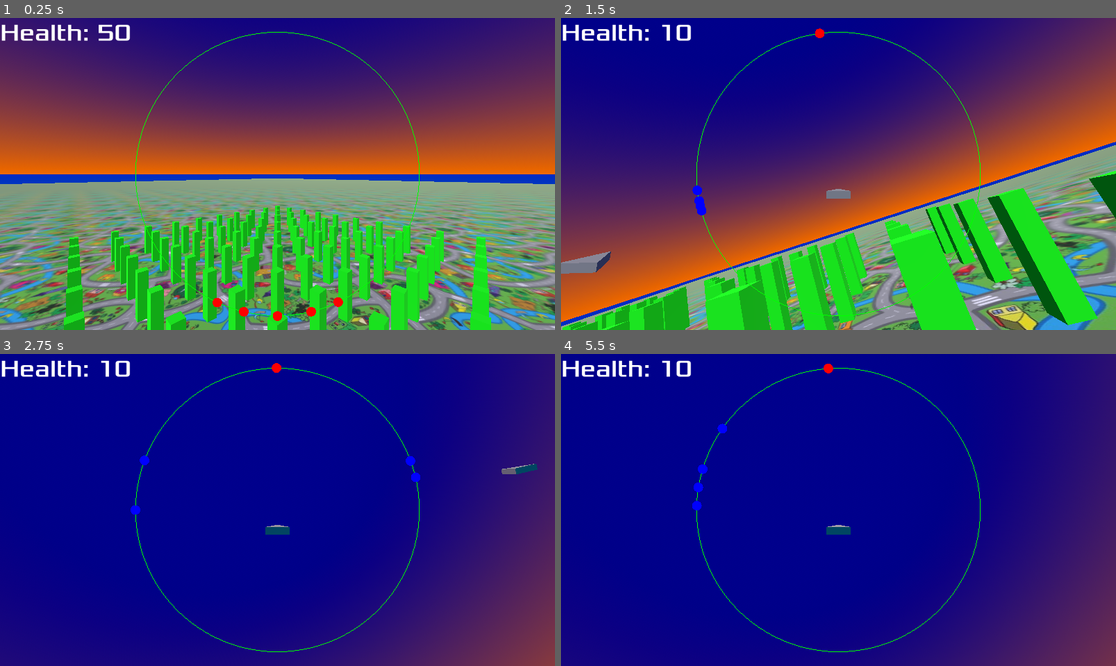
Above: before the commit, frames 1-4 (two rows, left to right).
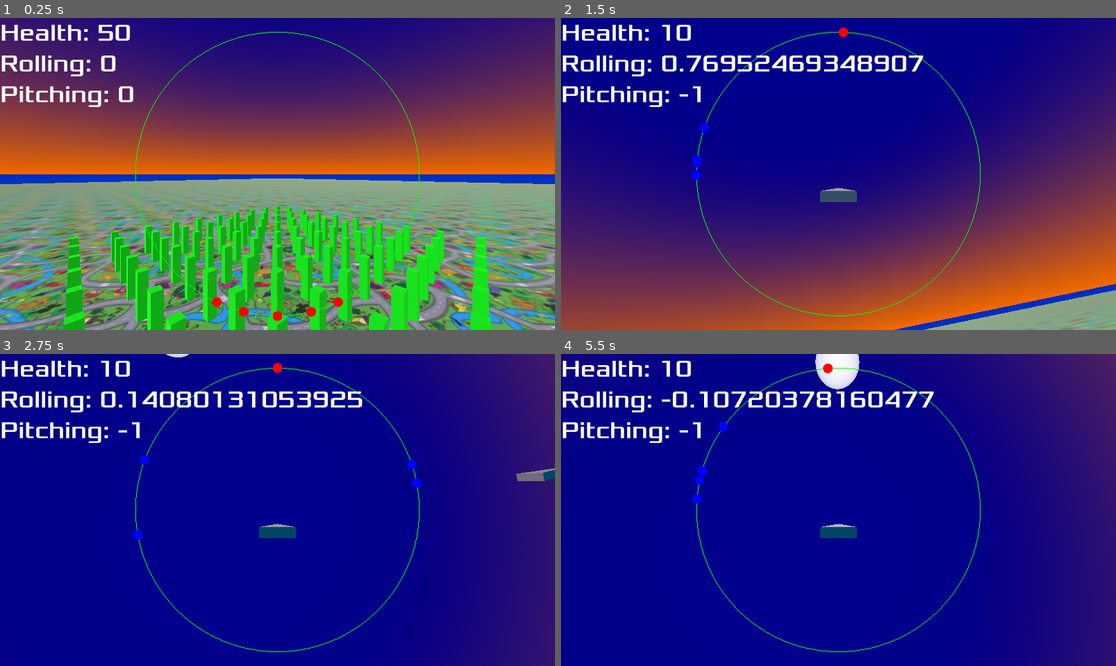
Above: after the commit, the same moments.

Repository: lookbehindyounow/shape_squadron
Game: Godot game, scene res://main.tscn
Two runs of this game, one before a commit and one after it. Both use one fixed random seed, a clock stepped at 60 frames per second and the inputs below.
Inputs:
- Up to frame 1 (0.25 s): no input
- Up to frame 2 (1.5 s): hold D (roll_right) 0.53-1.28 s; tap C (toggle_camera) at 0.6 s; hold W (pitch_down) from 1.28 s (still down); tap , (shoot) at 1.35 s
- Up to frame 3 (2.75 s): tap C (toggle_camera) at 1.55, 2.1 s; release W (pitch_down) at 2.03 s; hold D (roll_right) from 2.03 s (still down)
- Up to frame 4 (5.5 s): release D (roll_right) at 2.78 s; hold Space (accelerate) 2.78-3.53 s; tap V (toggle_chillin) at 2.85 s; tap C (toggle_camera) at 3.05, 3.8, 4.35, 5.3 s; tap Enter at 3.5 s; hold A (roll_left) 3.53-5.03 s; tap B (toggle_suggestions) at 3.6 s; tap Space (accelerate) at 4.25 s; hold W (pitch_down) from 5.03 s (still down); hold , (shoot) from 5.03 s (still down)

The runs differ from the first frame. In frame 1, 1.1% of the frame differs, in the area x 0-41%, y 12-93%; in frame 2, 80%, in the area x 0-100%, y 0-100%; in frame 3, 18%; in frame 4, 16%.

Commit message:
enemies are now smarter in avoiding eachother & the ground but still ultimately try to ram you

Diff:
--- a/Enemy.gd
+++ b/Enemy.gd
@@ -12,6 +12,9 @@
 var HUD_points=[]
 var roll_momentum=0
 var pitch_momentum=0
+
+var rolling=0 # for showing in UI
+var pitching=0
 
 signal die
 func _ready():
@@ -29,7 +32,7 @@
 	var gaming=get_node("/root/Main").gaming
 	if gaming:
 		HUD_points=[Jet.track(transform,player.position,player.velocity)]
-	else:
+	else: # when player dies, have a spoof player in HUD_points for autopilot to direct to
 		HUD_points=[Jet.track(transform,player.ave_enemy_pos+Vector3(100,0,0),Vector3.ZERO)]
 
 	var allies=[]+get_node("/root/Main").enemies
@@ -47,9 +50,10 @@
 			else:
 				cooldown+=delta
 
-		var instructions=Jet.autopilot(transform,speed,pitch_speed,HUD_points)
-		# could also make pitch & roll depend on target o'clock or dot product navigation from autopilot if I get into that
-		# both options would look more like analogue controls for player
+		var instructions=Jet.autopilot(transform,speed,pitch_speed,HUD_points) # change to just point locations (& ahead locations for enemies)
+
+		rolling=instructions[0] # for showing in UI
+		pitching=instructions[1]
 
 		roll_momentum=(10.0*roll_momentum+instructions[0])/11
 		pitch_momentum=(10.0*pitch_momentum+instructions[1])/11
@@ -59,7 +63,7 @@
 		velocity=transform.basis.z*speed
 	move_and_slide()
 
-	if not gaming:
+	if not gaming: # remove spoof player from HUD points so it doesn't show up on enemies HUD when rendered in UI
 		HUD_points.remove_at(0)
 
 	for i in range(get_slide_collision_count()):
--- a/JetMethods.gd
+++ b/JetMethods.gd
@@ -5,7 +5,7 @@
 
 	var forward_angle=acos((target_pos-transform.origin).normalized().dot(transform.basis.z))
 
-	return [clock_face,forward_angle]
+	return [clock_face,forward_angle,target_pos]
 
 static func find_intercept(transform,target_pos,target_velocity):
 	# bullet speed is 50
@@ -25,90 +25,77 @@
 		var bullet_intercept_pos=find_intercept(transform,target_pos,target_velocity)
 		ahead_HUD_angles=get_HUD_angles(transform,bullet_intercept_pos)
 
-	return [HUD_angles,ahead_HUD_angles,target_pos]
+	return [HUD_angles,ahead_HUD_angles]
 
-static func instruct_turn_old(clock_face):
-	var rolling=0
-	var pitching=0
-	# could maybe reduce code here by using positive/negative dot products (against all transform basis axes) to figure out which way to go
-	if abs(clock_face)>PI/20 && abs(clock_face)<0.95*PI: # if target not at top or bottom centre of clock face
-		if abs(clock_face)<2*PI/3: # target in top 2/3 of clock face
-			if clock_face>0:# top-right
-				rolling+=1
-			else: # top-left
-				rolling-=1
-		elif abs(clock_face)>=2*PI/3: # target in bottom 1/3 of clock face
-			if clock_face>0: # bottom-right
-				rolling-=1
-			else: # bottom-left
-				rolling+=1
+static func cap_absolute_at_1(param):
+	if abs(param)>1:
+		if param>0:
+			param=1
+		else:
+			param=-1
+	return param
 
-	if abs(clock_face)<0.4*PI: # target in top 2/5 of clock face
-		pitching-=1
-	elif abs(clock_face)>0.8*PI: # target in botom 1/5 of clock face
-		pitching+=1
+static func instruct_turn_new(transform,target_pos):
+	var target_direction=(target_pos-transform.origin).normalized()
+	var pitching=-target_direction.dot(transform.basis.y) # pitching up is negative
+	# abs(pitching) approaches a continuous (smooth if you graphed it) maximum of 1 as target approaches an above/below position & bounces off 0 when target passes a beside/infront/behind position
+	var rolling=1-abs(pitching) # so rolling amount does the same with 0 & 1 switched
+
+	if (pitching<0)==(target_direction.dot(transform.basis.x)>0): # if pitching up & target left or pitching down & target right; target top-lef/bottom-right; roll left
+		rolling*=-1 # rolling left is negative
 
 	return [rolling,pitching]
 
-static func instruct_turn_new(transform,target_pos):
-	var rolling=0
-	var pitching=0
-	var target_direction=(target_pos-transform.origin).normalized()
-	var targDir_dot_myUp=target_direction.dot(transform.basis.y)
+# HERE HERE HERE HERE do what the first two comments say next
+static func autopilot(transform,speed,pitch_speed,HUD_points): # change HUD points to just locations & ahead locations
+	var multiplier=3
+	var avoid_instructions=[0,0,0]
 
-	# xor?
-	if targDir_dot_myUp>0: # target above
-		if target_direction.dot(transform.basis.x)>0: # top-left
-			rolling=targDir_dot_myUp-1
-		else: # top-right
-			rolling=1-targDir_dot_myUp
-	else: # target below
-		if target_direction.dot(transform.basis.x)>0: # bottom-left
-			rolling=1-targDir_dot_myUp
-		else: # bottom-right
-			rolling=targDir_dot_myUp-1
-
-	if targDir_dot_myUp: # target in top 2/5 of clock face (find value)
-		pitching-=1
-	elif targDir_dot_myUp: # target in botom 1/5 of clock face
-		pitching+=1
-
-	return [rolling,pitching]
-
-static func autopilot(transform,speed,pitch_speed,HUD_points): # target is index of HUD point
-	var accelerating=0
-
-	var turn_instructions=instruct_turn_old(HUD_points[0][1][0]) # aim for player's ahead marker
-#	var turn_instructions=instruct_turn_new(transform,HUD_points[0][2]) # aim for player's ahead marker
+	# give different turn instructions with yaw, levelling & positive acceleration for target infront
+	var instructions=instruct_turn_new(transform,HUD_points[0][1][2])+[0] # aim for player's ([0]) ahead/bullet_intercept ([1]) position ([2]) & add acceleration=0 (+[0])
 
 	if transform.origin.y<5+speed/pitch_speed: # if near ground
-		if transform.origin.y<5+(speed/pitch_speed)*(1-sin(Vector3.DOWN.angle_to(transform.basis.z))): # if too near ground for current orientation
-			if transform.basis.y.dot(Vector3.DOWN)<0: # upright
-				turn_instructions[1]=-1 # pitch up
-				if transform.basis.x.dot(Vector3.DOWN)>0: # leftside down
-					turn_instructions[0]=1 # roll right
-				else: # rightside down
-					turn_instructions[0]=-1 # roll left
-			else: # upside down
-				turn_instructions[1]=1 # pitch down
-				if transform.basis.x.dot(Vector3.DOWN)>0: # leftside down
-					turn_instructions[0]=-1 # roll left
-				else: # rightside down
-					turn_instructions[0]=1 # roll right
+		var down_dot_myForward=Vector3.DOWN.dot(transform.basis.z)
+		if down_dot_myForward>0 && transform.origin.y<5+(speed/pitch_speed)*(1-sqrt(1-down_dot_myForward**2)): # if too near ground for current orientation
+			avoid_instructions[0]=transform.basis.x.dot(Vector3.UP) # roll positive when leftside up, roll negative when leftside down
+			avoid_instructions[1]=down_dot_myForward # pitch amount
+			avoid_instructions[2]=-down_dot_myForward # decelerate
+			if transform.basis.y.dot(Vector3.UP)>0: # upright
+				avoid_instructions[0]*=-1 # pitch up
+				avoid_instructions[1]*=-1
+				# roll negative (left) when leftside up & upright
+				# roll positive (right) when leftside down & upright
+			# roll positive (right) when leftside up & upsidedown
+			# roll negative (left) when leftside down & upsidedown
 
-	for point in HUD_points:
-		var to_point=point[2]-transform.origin
-		if to_point.length()<5:
-			var avoid_instructions=instruct_turn_old(point[0][0])
-			turn_instructions[0]=-avoid_instructions[0]
-			turn_instructions[1]=-avoid_instructions[1]
+	var avoid_points_instructions=[] # for each HUD point
+	var mindex=null
+	var avoid_points=false
+	for i in range(HUD_points.size()):
+		var to_point=(HUD_points[i][0][2]-transform.origin)
+		if to_point.length()<4: # if any are too close
+			avoid_points=true # there are points to avoid
+			avoid_points_instructions.append(instruct_turn_new(transform,HUD_points[i][0][2])+[to_point])
+			avoid_points_instructions[i][1]*=-1 # flip pitch to avoid point instead of face point
+			if mindex!=null:
+				if avoid_points_instructions[i][2].length() < avoid_points_instructions[mindex][2].length():
+					mindex=i # find index of minimum distance point's instructions
+			else:
+				mindex=i # if no mindex, this is minimum distance point
+		else:
+			avoid_points_instructions.append(null) # keeping indices the same between HUD_points & avoid_points_instructions
 
-			if to_point.dot(transform.basis.z)>0:
-				accelerating=-1
-			else:
-				accelerating=1
+	if avoid_points: # if any points to avoid
+		avoid_instructions[0]+=avoid_points_instructions[mindex][0]
+		avoid_instructions[1]+=avoid_points_instructions[mindex][1]
+		avoid_instructions[2]-=avoid_points_instructions[mindex][2].dot(transform.basis.z) # take away from acceleration
 
-	return [turn_instructions[0],turn_instructions[1],accelerating]
+	if avoid_instructions!=[0,0,0]: # if any avoid instructions
+		instructions=avoid_instructions # override instrucions
+
+	instructions=instructions.map(func(instruction): return cap_absolute_at_1(instruction*multiplier))
+
+	return instructions
 
 static func turn(basis,roll,pitch,delta):
 	basis=basis.rotated(basis.z,roll*delta)
--- a/Player.gd
+++ b/Player.gd
@@ -13,6 +13,9 @@
 var roll_momentum=0
 var pitch_momentum=0
 
+var rolling=0 # for showing in UI
+var pitching=0
+
 var ave_enemy_pos=Vector3.ZERO
 
 #var suggestions_on=false
@@ -27,15 +30,15 @@
 	for enemy in enemies:
 		HUD_points.append(Jet.track(transform,enemy.position,enemy.velocity,gaming))
 	if not gaming:
-		HUD_points=HUD_points.map(func(HUD_point): return [HUD_point[0],false,HUD_point[2]])
+		HUD_points=HUD_points.map(func(HUD_point): return [HUD_point[0],false,HUD_point[0][2]])
 
 #	if suggestions_on:
 #		var suggestions=Jet.autopilot(transform,HUD_points)
 
 	if gaming:
 		var accelerating=0
-		var rolling=0
-		var pitching=0
+		rolling=0
+		pitching=0
 
 		if Input.is_action_pressed("accelerate"):
 			accelerating+=1
--- a/UI.gd
+++ b/UI.gd
@@ -2,22 +2,20 @@
 var screen_dimensions
 var icon_scene=preload("res://icon.tscn")
 var icons=[]
+var guy
 
 func _draw():
 	draw_arc(screen_dimensions/2,screen_dimensions.y/2.2,0,TAU,100,Color("#0f0"))
+	# crosshairs
 
 func _ready():
+	guy=get_node("/root/Main/Player")
 	screen_dimensions=get_node("/root").size
 	$Endgame.hide()
 
 func _process(delta):
-	var HUD_points=[]
-	var enemies=get_node("/root/Main").enemies
-	var camera=get_node("/root/Main").current_camera
-	if camera==-1:
-		HUD_points=get_node("/root/Main/Player").HUD_points
-	else:
-		HUD_points=enemies[camera].HUD_points
+	var HUD_points=guy.HUD_points
+	$StatusLabel.text="Health: %s\nRolling: %s\nPitching: %s" %[guy.health,guy.rolling,guy.pitching]
 
 	for entity in icons:
 		for icon in entity:
--- a/enemy.tscn
+++ b/enemy.tscn
@@ -22,4 +22,4 @@
 mesh = SubResource("PrismMesh_mr05l")
 
 [node name="Camera3D" type="Camera3D" parent="."]
-transform = Transform3D(-1, 0, -8.74228e-08, 0, 1, 0, 8.74228e-08, 0, -1, 0, 0.687671, -7.26432)
+transform = Transform3D(-1, 0, -8.74228e-08, 0, 1, 0, 8.74228e-08, 0, -1, 0, 0.5, -5)
--- a/main.gd
+++ b/main.gd
@@ -3,32 +3,22 @@
 var enemy_scene=preload("res://enemy.tscn")
 var bullet_scene=preload("res://bullet.tscn")
 var enemies=[]
+var initial_enemy_count=5
 var current_camera=-1
 var gaming=true
 
 func _ready():
-	var initial_enemy_count=5
-	$Player/Camera3D.current=true
-	$UI/StatusLabel.text="Health: %s" %$Player.health
 	for i in range(initial_enemy_count):
 		enemies.append(enemy_scene.instantiate())
 		enemies[i].transform.origin=Vector3(0,6,5)
 		enemies[i].transform=enemies[i].transform.rotated(Vector3.UP,(1.0+i)/(initial_enemy_count+1)*PI/2)
 		add_child(enemies[i])
+	current_camera=initial_enemy_count-1
+	update_camera()
 
 func _unhandled_input(event):
 	if InputMap.event_is_action(event,"toggle_camera") && event.pressed:
-		current_camera+=1
-		if current_camera==enemies.size():
-			$Player/Camera3D.current=true
-			current_camera=-1
-			if gaming:
-				$UI/StatusLabel.text="Health: %s" %$Player.health
-			else:
-				$UI/StatusLabel.text=""
-		else:
-			enemies[current_camera].get_node("Camera3D").current=true
-			$UI/StatusLabel.text="Health: %s" %enemies[current_camera].health
+		update_camera()
 
 func _on_enemy_die(dead):
 	for i in range(enemies.size()):
@@ -36,17 +26,8 @@
 			enemies.remove_at(i)
 			if current_camera>=i:
 				current_camera-=1
-				if current_camera==-1:
-					$Player/Camera3D.current=true
-					if gaming:
-						$UI/StatusLabel.text="Health: %s" %$Player.health
-					else:
-						$UI/StatusLabel.text=""
-				else:
-					if current_camera<-1:
-						current_camera=enemies.size()-1
-					enemies[current_camera].get_node("Camera3D").current=true
-					$UI/StatusLabel.text="Health: %s" %enemies[current_camera].health
+				if current_camera==i-1:
+					update_camera()
 			break
 	dead.queue_free()
 
@@ -54,5 +35,18 @@
 		$UI/Endgame.text="Those triangles had families"
 		$UI/Endgame.show()
 
+func update_camera():
+	current_camera+=1
+	var guy
+	if current_camera>=enemies.size():
+		guy=$Player
+		current_camera=-1
+	else:
+		guy=enemies[current_camera]
+	guy.get_node("Camera3D").current=true
+	$UI.guy=guy
+	if not gaming && current_camera==-1:
+		$UI/StatusLabel.text=""
+
 func _on_restart_pressed():
 	get_tree().reload_current_scene()
--- a/main.tscn
+++ b/main.tscn
@@ -103,6 +103,12 @@
 theme_override_font_sizes/font_size = 50
 text = "Again!"
 
+[node name="Label" type="Label" parent="UI"]
+layout_mode = 0
+offset_top = 200.0
+offset_right = 40.0
+offset_bottom = 223.0
+
 [node name="DirectionalLight3D" type="DirectionalLight3D" parent="."]
 transform = Transform3D(0.939693, -0.241845, -0.241845, 0, -0.707107, 0.707107, -0.34202, -0.664463, -0.664463, 0, 50, 0)
 
